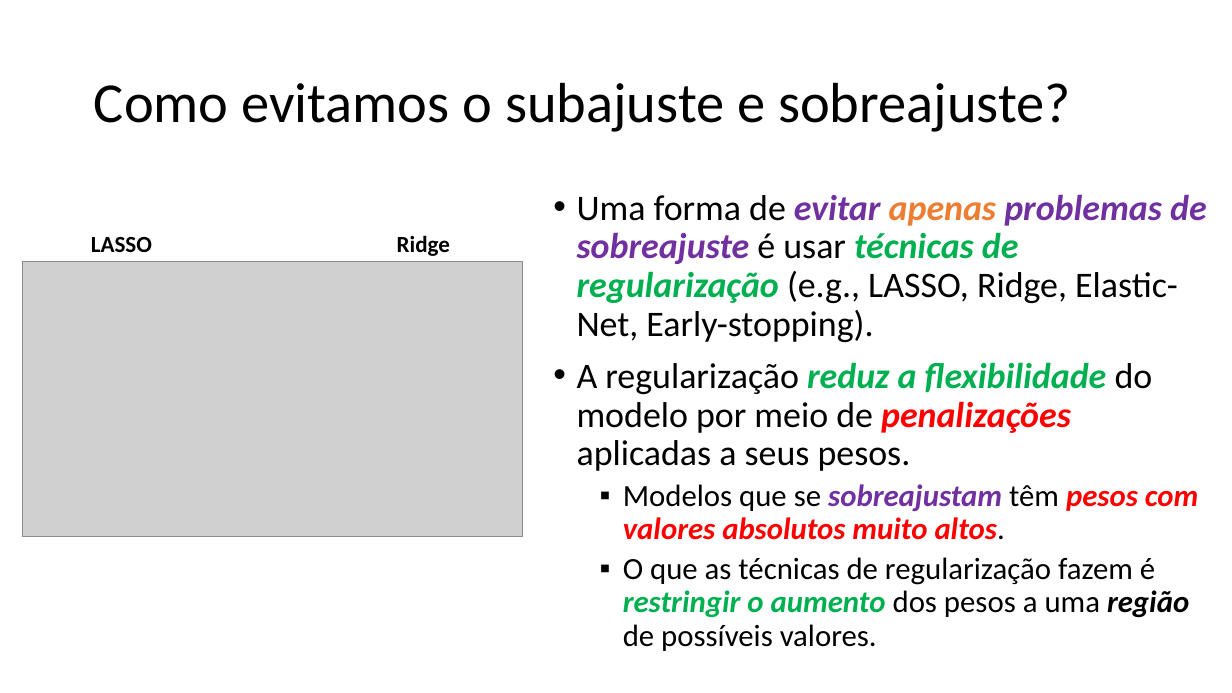
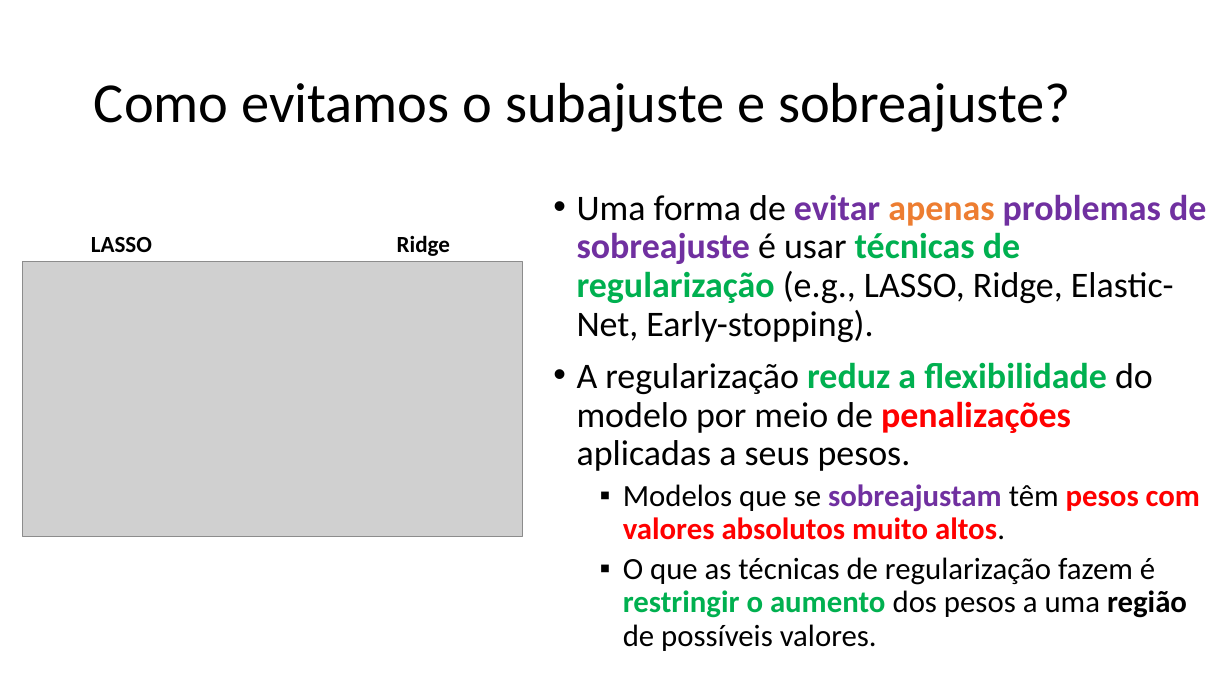
Before and after one commit to zz4fap/c24_inteligencia_artificial, a slide deck: slide 43 of slides/C24_Classificação.pptx (slide 44 before the commit). Drawn at 1232x693 pixels with LibreOffice and Linux fonts; fonts in the diff are those of the drawing; grey boxes stand for pictures. Boxes give left, top, right and bottom in pixels: in the first picture for what was removed or moved away, otherwise in the second. Text is boxed around its words. In the diff, an @@ line names an element or a change of style, - is before the commit and + after.

```diff
--- a/slides/C24_Classificação.pptx
+++ b/slides/C24_Classificação.pptx
@@ text "Uma forma de evitar apenas ..." at [577,194,1206,651]: italic off in "evitar apenas problemas de sobreajuste técnicas de ...", "reduz a flexibilidade penalizações", "sobreajustam pesos com valores absolutos muito altos.", "restringir o aumento região" @@
```
Also in this commit, not shown: 1 other slide changed, 2 slides added, 5 slides removed, 2 other files.
